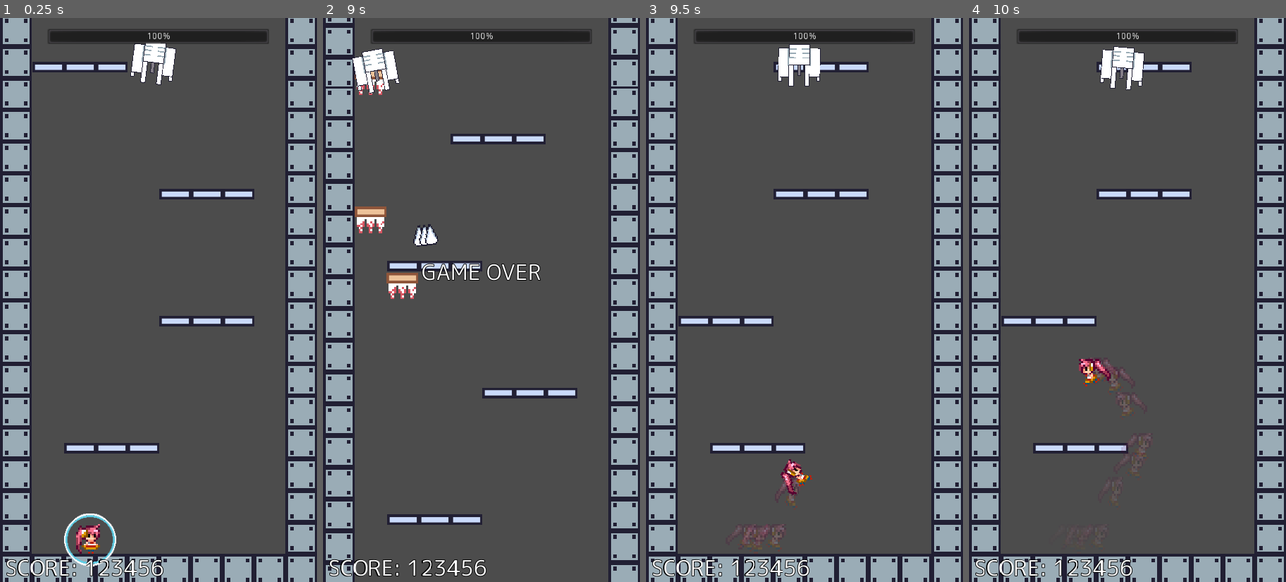
Above: before the commit, frames 1-4 (left to right).
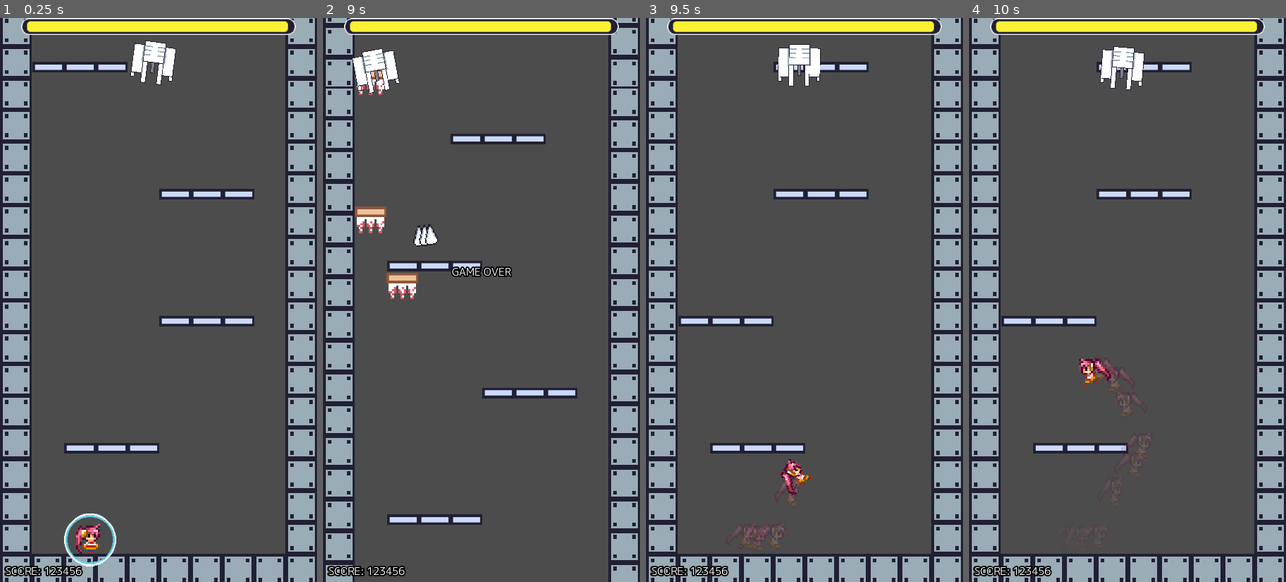
Above: after the commit, the same moments.

Repository: syun77/gd_deathroom666
Game: Godot game, scene res://Main.tscn
The game is run twice, just before and just after one commit, with the same random seed, the same clock (stepped at 60 frames per second) and the same inputs.
Inputs:
- Up to frame 1 (0.25 s): no input
- Up to frame 2 (9 s): hold Right (ui_right) 0.53-2.03 s; tap Z (act_jump) at 0.6, 0.77, 1.07, 1.35, 1.52, 1.82, 2.1, 2.85, 3.02, 3.32, 3.6, 3.77, 4.07, 4.35, 4.52, 4.82, 5.1, 5.85, 6.02, 6.32, 6.6, 6.77, 7.07, 7.35, 7.52, 7.82, 8.1, 8.85 s; hold Left (ui_left) 2.03-2.78 s; hold Right (ui_right) 2.78-4.28 s; tap R (ui_reset) at 4.15 s; hold Left (ui_left) 4.28-5.03 s; hold Right (ui_right) 5.03-5.78 s; hold Left (ui_left) 5.78-7.28 s; hold Right (ui_right) from 7.28 s (still down)
- Up to frame 3 (9.5 s): keep holding Right (ui_right); tap Z (act_jump) at 9.02, 9.32 s
- Up to frame 4 (10 s): release Right (ui_right) at 9.53 s; hold Left (ui_left) from 9.53 s (still down); tap Z (act_jump) at 9.6, 9.77 s

The runs differ from the first frame. In frame 1, 4.0% of the frame differs, in the area x 1-94%, y 0-100%; in frame 2, 4.6%; in frame 3, 4.0%; in frame 4, 4.0%.

Commit message:
プログレスバーの画像を追加

Diff:
--- a/DeathRoom666/Main.tscn
+++ b/DeathRoom666/Main.tscn
@@ -1,10 +1,12 @@
-[gd_scene load_steps=6 format=2]
+[gd_scene load_steps=8 format=2]
 
 [ext_resource path="res://Player.tscn" type="PackedScene" id=1]
 [ext_resource path="res://Wall.tscn" type="PackedScene" id=2]
 [ext_resource path="res://assets/fonts/new_theme.tres" type="Theme" id=3]
 [ext_resource path="res://Main.gd" type="Script" id=4]
 [ext_resource path="res://src/enemy/Enemy.tscn" type="PackedScene" id=5]
+[ext_resource path="res://assets/ui/bar_under.png" type="Texture" id=6]
+[ext_resource path="res://assets/ui/bar_progress.png" type="Texture" id=7]
 
 [node name="Main" type="Node2D"]
 script = ExtResource( 4 )
@@ -178,9 +180,9 @@
 
 [node name="LabelScore" type="Label" parent="UILayer"]
 margin_left = 8.0
-margin_top = 808.0
+margin_top = 824.0
 margin_right = 249.0
-margin_bottom = 856.0
+margin_bottom = 848.0
 theme = ExtResource( 3 )
 text = "SCORE: 123456"
 
@@ -194,10 +196,13 @@
 align = 1
 valign = 1
 
-[node name="ProgressBar" type="ProgressBar" parent="UILayer"]
+[node name="ProgressBar" type="TextureProgress" parent="UILayer"]
 anchor_left = 0.5
 anchor_right = 0.5
-margin_left = -168.0
-margin_top = 16.0
-margin_right = 168.0
-margin_bottom = 40.0
+margin_left = -208.0
+margin_right = 208.0
+margin_bottom = 32.0
+theme = ExtResource( 3 )
+value = 50.0
+texture_under = ExtResource( 6 )
+texture_progress = ExtResource( 7 )
--- a/DeathRoom666/assets/fonts/new_theme.tres
+++ b/DeathRoom666/assets/fonts/new_theme.tres
@@ -4,8 +4,7 @@
 font_path = "res://assets/fonts/mplus-1c-regular.ttf"
 
 [sub_resource type="DynamicFont" id=2]
-size = 32
-outline_size = 1
+outline_size = 2
 outline_color = Color( 0, 0, 0, 1 )
 font_data = SubResource( 1 )
 
Binary file added: DeathRoom666/assets/ui/bar_progress.png
Not shown, added: DeathRoom666/assets/ui/bar_progress.png.import
Binary file added: DeathRoom666/assets/ui/bar_under.png
Not shown, added: DeathRoom666/assets/ui/bar_under.png.import
